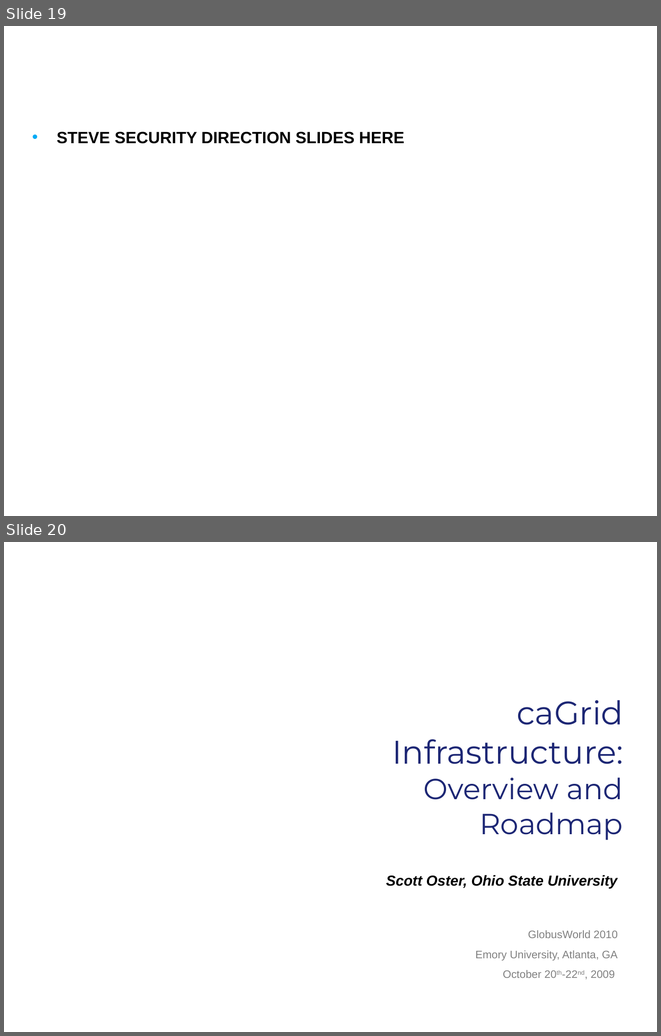
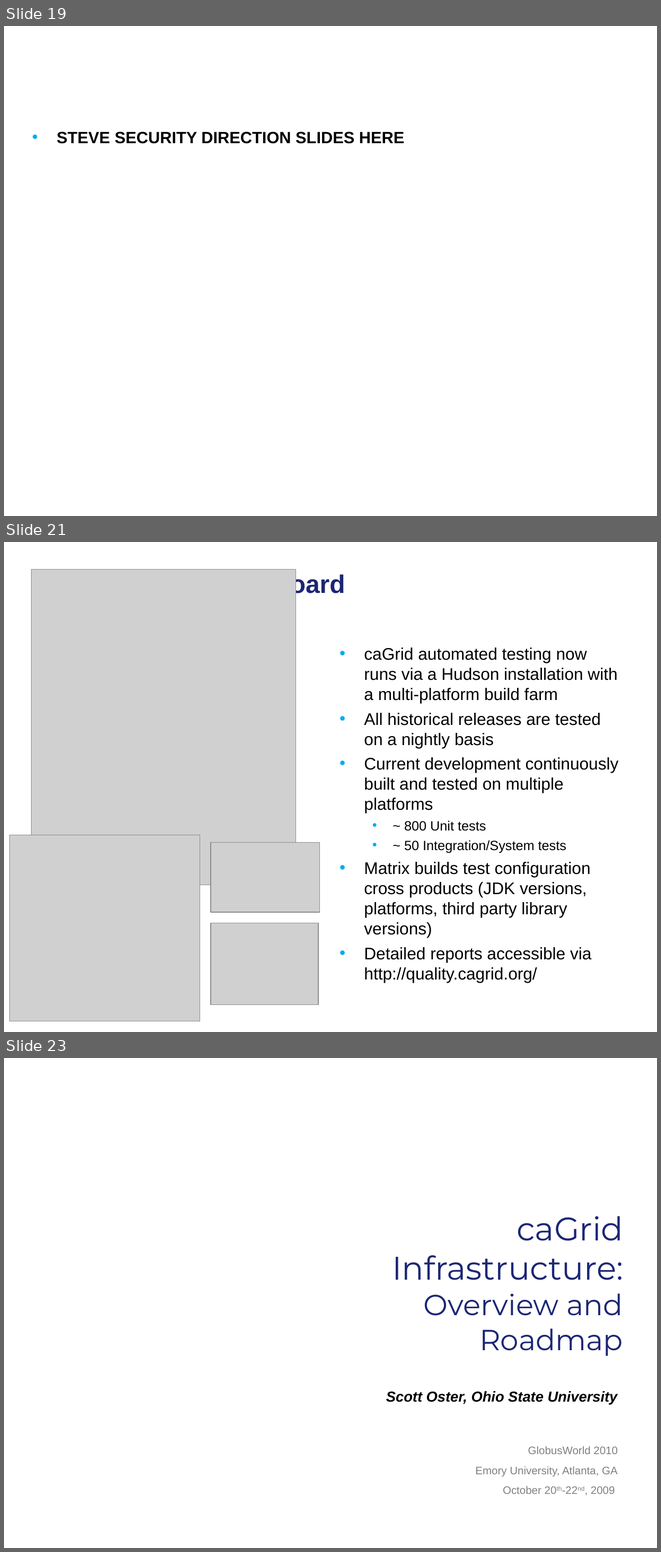
Before and after one commit to NCIP/cagrid-docs, a slide deck: general/presentations/overview/caGrid-Overview-and-Roadmap-GlobusWorld2010.ppt. Shown one above the other, each under a label of ours: slides 19 and 20 before the commit, slides 19, 21 and 23 after it; the slides between them are not shown. The pictures are 661x1036 and 661x1552 pixels, drawn with LibreOffice and Linux fonts; fonts in the diff are those of the drawing; grey boxes stand for pictures; background and template pictures are left out. Boxes give left, top, right and bottom in pixels: in the first picture for what was removed or moved away, otherwise in the second. Text is boxed around its words. In the diff, an @@ line names an element or a change of style, - is before the commit and + after.

```diff
--- a/general/presentations/overview/caGrid-Overview-and-Roadmap-GlobusWorld2010.ppt
+++ b/general/presentations/overview/caGrid-Overview-and-Roadmap-GlobusWorld2010.ppt
@@ slide 21 added at (4,542,657,1032), background picture (left out) @@
@@ picture added at (32,570,296,885) @@
@@ title added at (213,573,345,598), 28 pt, text #1C2674, bold @@
+caGrid Quality Dashboard
@@ text added at (364,647,619,982), 18.5 pt, text #000000 @@
+• caGrid automated testing now runs via a Hudson installation with a multi-platform build farm
+• All historical releases are tested on a nightly basis
+• Current development continuously built and tested on multiple platforms
+  • ~ 800 Unit tests
+  • ~ 50 Integration/System tests
+• Matrix builds test configuration cross products (JDK versions, platforms, third party library versions)
+• Detailed reports accessible via http://quality.cagrid.org/
@@ picture added at (9,835,200,1021) @@
@@ picture added at (211,843,320,912) @@
@@ picture added at (211,923,319,1004) @@
@@ what was slide 20 is now slide 23 @@
```
Also in this commit, not shown: 9 slides changed, 2 other slides added.
